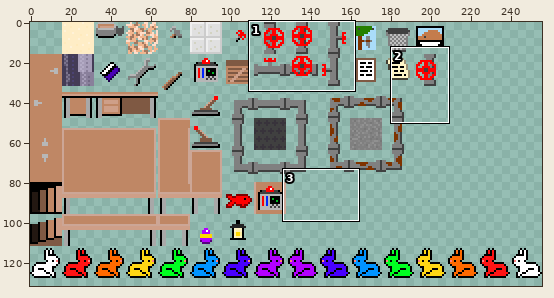
Two states of a sprite sheet, The Revenge/The Revenge/bin/Debug/tileset1.png. Above: a wide view before the commit, with the close-up outlined.
Close-up. First the earlier version:
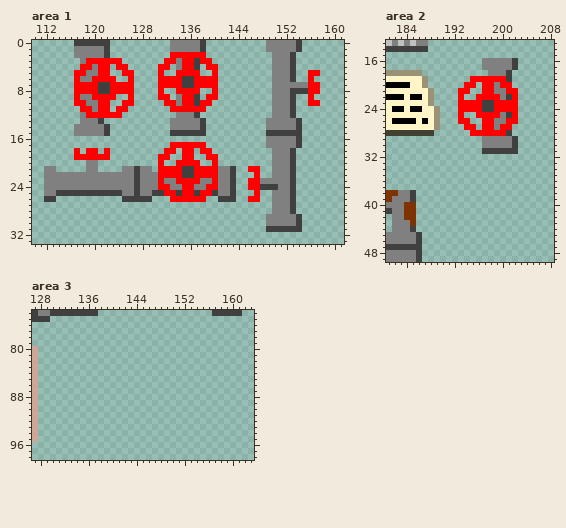
The file is 256x256 pixels. Colours within 5 levels of each other are drawn and written as one. Shown: area 1: x 110..161, y 0..33; area 2: x 181..208, y 13..49; area 3: x 127..163, y 74..98. The wide view leaves out empty margins.
After the commit:
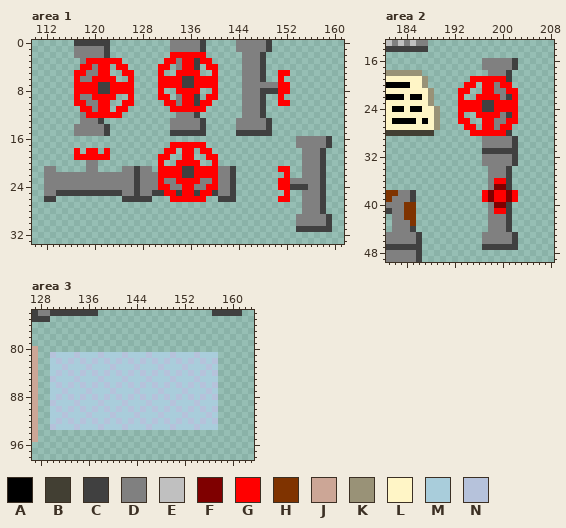
Palette (. is transparent): A #000000  B #423f33  C #404040  D #808080  E #c0c0c0  F #7f0000  G #ff0000  H #7f3300  J #cca696  K #999277  L #fff5c6  M #a9cddb  N #b6c2db
Diff:
--- area 1
@@ x 142..161 @@
- 0 .......DDDDDC.......
- 1 .......DDDDDC.......
- 2 ........DDDC........
- 3 ........DDDC........
- 4 ........DDDC........
- 5 ........DDDC..GG....
- 6 ........DDDC..G.....
- 7 ........DDDDDDGG....
- 8 ........DDDCCCGG....
- 9 ........DDDC..G.....
-10 ........DDDC..GG....
-11 ........DDDC........
-12 ........DDDC........
-13 .......DDDDDC.......
-14 .......DDDDDC.......
-15 .......CCCCCC.......
-16 .......DDDDDC.......
-17 .......DDDDDC.......
-18 ........DDDC........
-19 ........DDDC........
-20 ........DDDC........
-21 DC..GG..DDDC........
-22 DC...G..DDDC........
-23 DC..GGDDDDDC........
-24 DC..GGCCCDDC........
-25 DC...G..DDDC........
-26 CC..GG..DDDC........
-27 ........DDDC........
-28 ........DDDC........
-29 .......DDDDDC.......
-30 .......DDDDDC.......
-31 .......CCCCCC.......
+ 0 ..DDDDDC............
+ 1 ..DDDDDC............
+ 2 ...DDDC.............
+ 3 ...DDDC.............
+ 4 ...DDDC.............
+ 5 ...DDDC..GG.........
+ 6 ...DDDC..G..........
+ 7 ...DDDDDDGG.........
+ 8 ...DDDCCCGG.........
+ 9 ...DDDC..G..........
+10 ...DDDC..GG.........
+11 ...DDDC.............
+12 ...DDDC.............
+13 ..DDDDDC............
+14 ..DDDDDC............
+15 ..CCCCCC............
+16 ............DDDDDC..
+17 ............DDDDDC..
+18 .............DDDC...
+19 .............DDDC...
+20 .............DDDC...
+21 DC.......GG..DDDC...
+22 DC........G..DDDC...
+23 DC.......GGDDDDDC...
+24 DC.......GGCCCDDC...
+25 DC........G..DDDC...
+26 CC.......GG..DDDC...
+27 .............DDDC...
+28 .............DDDC...
+29 ............DDDDDC..
+30 ............DDDDDC..
+31 ............CCCCCC..
 32 ....................
--- area 2
@@ x 195..204 @@
 31 ..CCCCCC..
-32 ..........
-33 ..........
-34 ..........
-35 ..........
-36 ..........
-37 ..........
-38 ..........
-39 ..........
-40 ..........
-41 ..........
-42 ..........
-43 ..........
-44 ..........
-45 ..........
-46 ..........
-47 ..........
+32 ..DDDDDC..
+33 ..DDDDDC..
+34 ...DDDC...
+35 ...DDDC...
+36 ...DGGC...
+37 ...DFFC...
+38 ..GFGGFG..
+39 ..GFGGFG..
+40 ...DFFC...
+41 ...DGGC...
+42 ...DDDC...
+43 ...DDDC...
+44 ...DDDC...
+45 ..DDDDDC..
+46 ..DDDDDC..
+47 ..CCCCCC..
 48 ..........
--- area 3
@@ x 127..163 @@
 80 J....................................
-81 J....................................
-82 J....................................
-83 J....................................
-84 J....................................
-85 J....................................
-86 J....................................
-87 J....................................
-88 J....................................
-89 J....................................
-90 J....................................
-91 J....................................
-92 J....................................
-93 J....................................
+81 J..NMMMNMMMNMMMNMMMNMMMNMMMNMMM......
+82 J..MNMNMNMNMNMNMNMNMNMNMNMNMNMN......
+83 J..MMNMMMNMMMNMMMNMMMNMMMNMMMNM......
+84 J..MNMNMNMNMNMNMNMNMNMNMNMNMNMN......
+85 J..NMMMNMMMNMMMNMMMNMMMNMMMNMMM......
+86 J..MNMNMNMNMNMNMNMNMNMNMNMNMNMN......
+87 J..MMNMMMNMMMNMMMNMMMNMMMNMMMNM......
+88 J..MNMNMNMNMNMNMNMNMNMNMNMNMNMN......
+89 J..NMMMNMMMNMMMNMMMNMMMNMMMNMMM......
+90 J..MNMNMNMNMNMNMNMNMNMNMNMNMNMN......
+91 J..MMNMMMNMMMNMMMNMMMNMMMNMMMNM......
+92 J..MNMNMNMNMNMNMNMNMNMNMNMNMNMN......
+93 J..NMMMNMMMNMMMNMMMNMMMNMMMNMMM......
 94 J....................................
Pixel boxes of the changes (left, top, right, bottom) in both close-ups:
changed: (236, 40, 332, 232)
added: (482, 154, 518, 250)
added: (50, 352, 218, 430)
